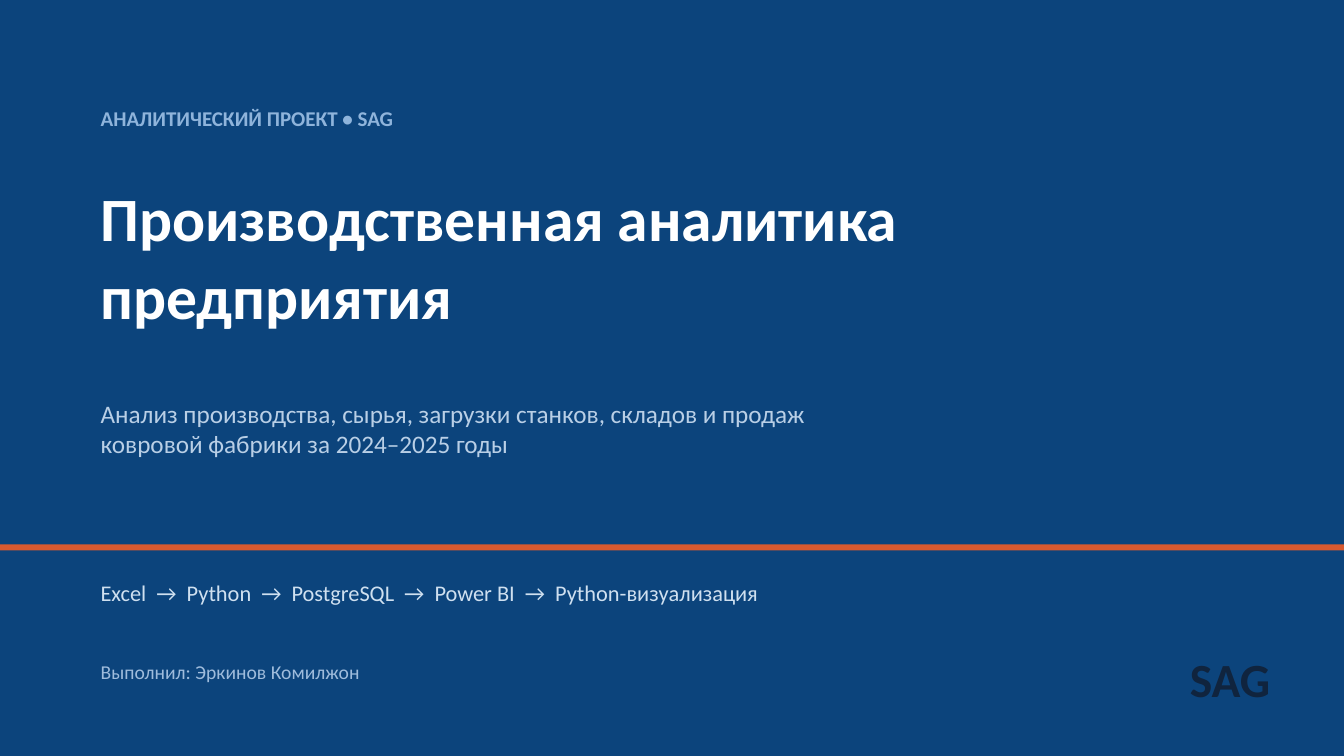
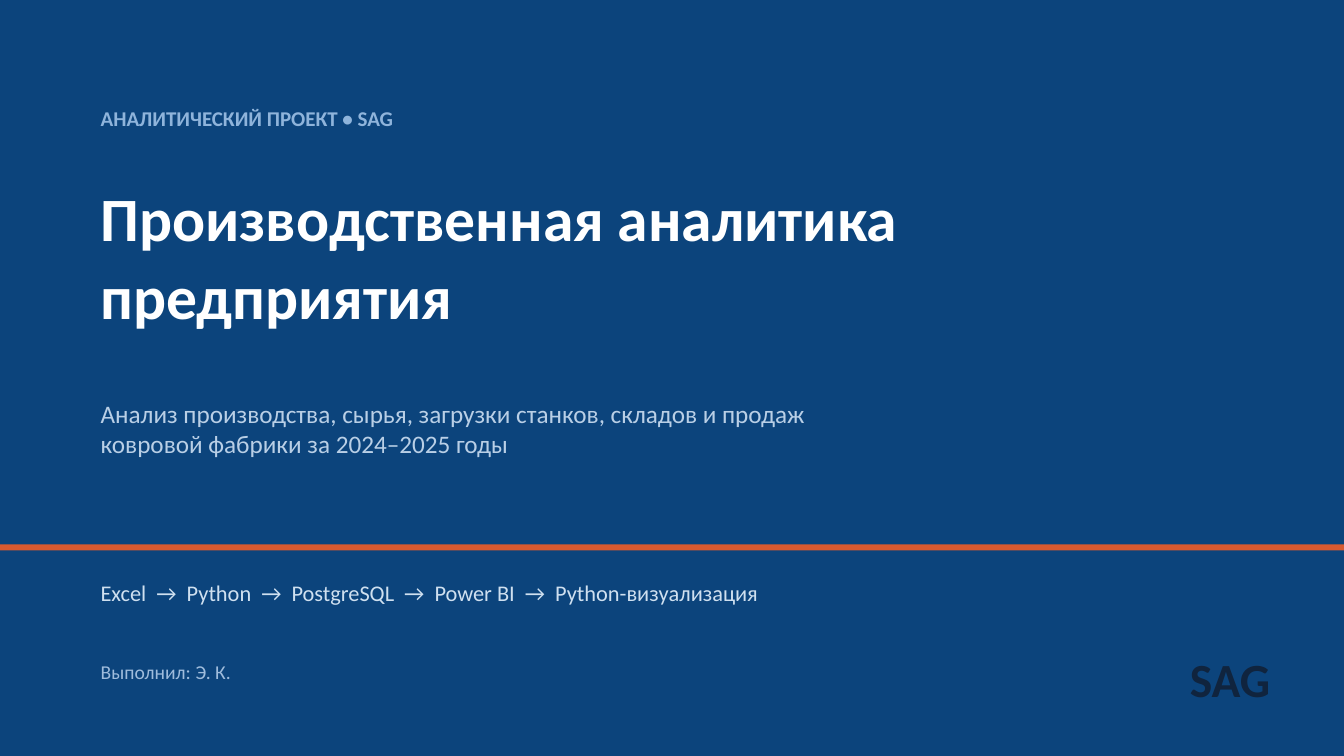
Before and after one commit to komilerkinov39-ctrl/Python_project_SAG, a slide deck: slide 1 of Презентация_SAG.pptx. Drawn at 1344x756 pixels with LibreOffice and Linux fonts; fonts in the diff are those of the drawing. Boxes give left, top, right and bottom in pixels: in the first picture for what was removed or moved away, otherwise in the second. Text is boxed around its words. In the diff, an @@ line names an element or a change of style, - is before the commit and + after.

```diff
--- a/Презентация_SAG.pptx
+++ b/Презентация_SAG.pptx
@@ text at [101, 666, 231, 679]: text changed @@
-Выполнил: Эркинов Комилжон
+Выполнил: Э. К.
```
Also in this commit, not shown: 1 other slide changed.
